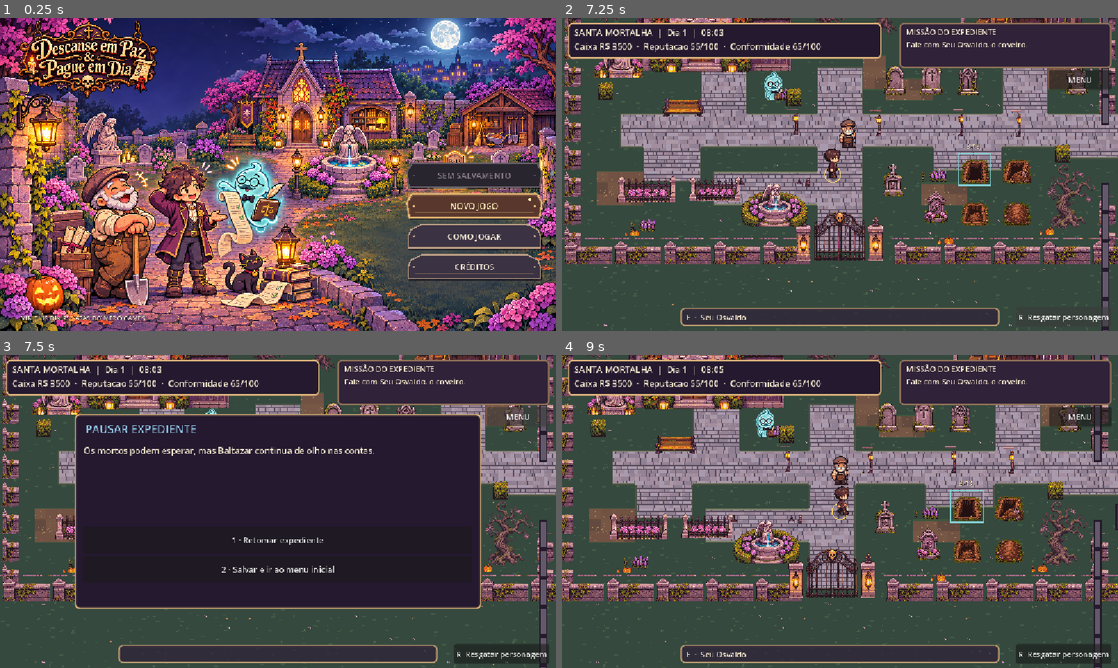
Above: before the commit, frames 1-4 (two rows, left to right).
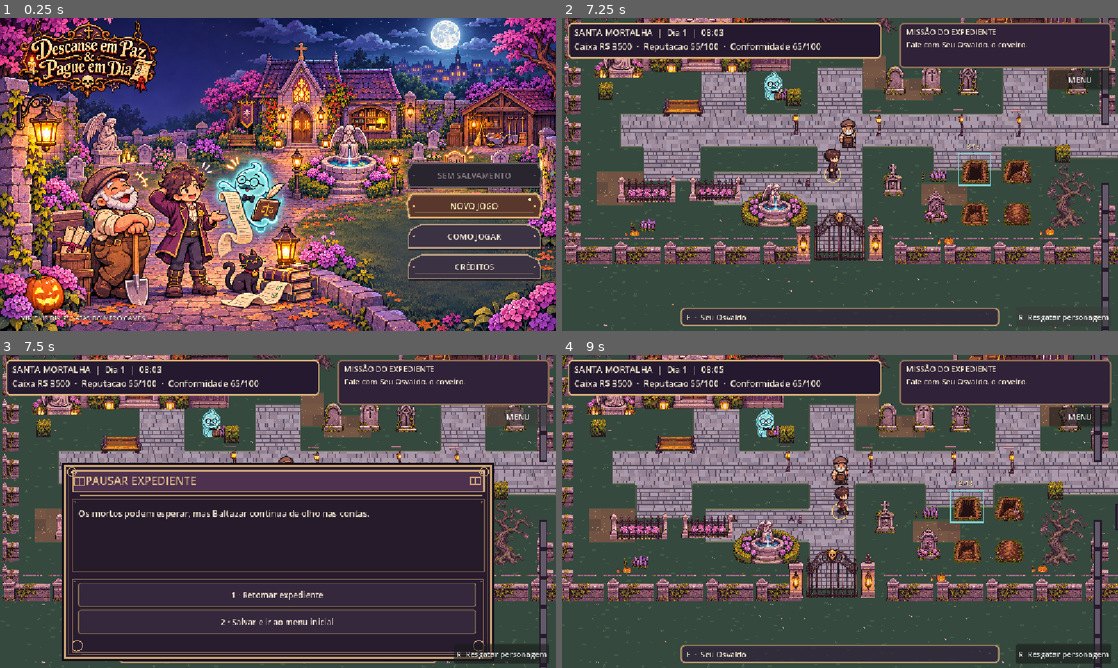
Above: after the commit, the same moments.

Repository: viniciushb104-png/descanse-em-paz
Game: Godot game, scene res://scenes/menu/main_menu.tscn
The game is run twice, just before and just after one commit, with the same random seed, the same clock (stepped at 60 frames per second) and the same inputs.
Inputs (mouse positions are in pixels of both pictures, inside the frame that each line leads up to):
- Up to frame 1 (0.25 s): no input
- Up to frame 2 (7.25 s): click "COMO JOGAR" at 0.5 s; click "COMO JOGAR" at 1.25 s; click "NOVO JOGO" at 2 s; click "NOVO JOGO" at 2.75 s; click "CRÉDITOS" at 3.5 s; click "VOLTAR" at 4.25 s; tap Enter at 5 s; move the mouse to (962, 158) at 5.02 s; hold Right (ui_right) 5.03-5.75 s; tap 1 at 5.1 s; click (962, 158) at 5.17 s; tap Space at 5.27 s; drag from (728, 190) to (812, 237) at 5.77 s; click "R Resgatar personagem" at 6.5 s
- Up to frame 3 (7.5 s): click "MENU" at 7.25 s
- Up to frame 4 (9 s): click "1 · Retomar expediente" at 8 s; tap Space at 8.75 s; move the mouse to (895, 442) at 8.77 s; hold Right (ui_right) from 8.78 s (still down); tap Enter at 8.85 s; click (895, 442) at 8.92 s

Frames 1-2 are identical in both runs. In frame 3, 33% of the frame differs, in the area x 11-89%, y 18-98%; in frame 4, nothing differs.

Commit message:
feat(dialogue): interface ornamentada por personagem e retratos encaixados

Diff:
--- a/scripts/main.gd
+++ b/scripts/main.gd
@@ -9,6 +9,8 @@
 const LEGAL = preload("res://scripts/systems/legal_lessons.gd")
 const MOBILE_HUD = preload("res://scripts/ui/mobile_hud.gd")
 const CLIENT_PORTRAIT = preload("res://scripts/ui/client_portrait.gd")
+const DIALOGUE_CHARACTERS = preload("res://scripts/ui/dialogue_characters.gd")
+const DIALOGUE_FRAME = preload("res://scripts/ui/dialogue_frame.gd")
 @onready var rooms: Node = $RoomsRuntime
 ## Piso e objetos agora vivem em camadas separadas.
 const PAPER := Color("#f0e5cb")
@@ -59,6 +61,8 @@
 var dialog_title: Label
 var dialog_body: Label
 var dialog_portrait: Control
+var dialog_frame: Control
+var dialog_role: Label
 var options_box: VBoxContainer
 var mobile_hud: Control
 var driving_layer: CanvasLayer
@@ -424,35 +428,70 @@
     dialog_panel.visible = true
     dialog_title.text = heading
     dialog_body.text = body
-    if dialog_portrait != null:
-        dialog_portrait.visible = false
-    var scroll: ScrollContainer = dialog_panel.get_node("BodyScroll")
-    scroll.position.x = 18.0
-    scroll.size.x = 806.0
-    dialog_body.custom_minimum_size.x = 770.0
-    scroll.scroll_vertical = 0
-    (dialog_panel.get_node("ChoicesScroll") as ScrollContainer).scroll_vertical = 0
+    _apply_dialogue_identity(DIALOGUE_CHARACTERS.resolve(heading),heading)
+    var body_scroll := dialog_panel.get_node("BodyScroll") as ScrollContainer
+    var choice_scroll := dialog_panel.get_node("ChoicesScroll") as ScrollContainer
+    body_scroll.scroll_vertical = 0
+    choice_scroll.scroll_vertical = 0
     for child in options_box.get_children():
         options_box.remove_child(child)
         child.queue_free()
+    var character: Dictionary = DIALOGUE_CHARACTERS.resolve(heading)
+    var accent := Color(str(character.get("accent","#d8b882")))
     for choice in choices:
         var btn := Button.new()
         btn.text = "%d · %s" % [options_box.get_child_count()+1,str(choice["text"])]
-        btn.custom_minimum_size = Vector2(0, 54)
+        btn.custom_minimum_size = Vector2(0, 51)
         btn.autowrap_mode = TextServer.AUTOWRAP_WORD_SMART
         btn.add_theme_font_size_override("font_size", 17)
+        btn.add_theme_color_override("font_color",Color("#f8e9d5"))
+        btn.add_theme_color_override("font_hover_color",Color("#ffffff"))
+        var normal := StyleBoxFlat.new()
+        normal.bg_color = Color("#35283c")
+        normal.border_color = accent.darkened(0.37)
+        normal.set_border_width_all(2)
+        normal.set_corner_radius_all(5)
+        btn.add_theme_stylebox_override("normal",normal)
+        var selected := normal.duplicate() as StyleBoxFlat
+        selected.bg_color = accent.darkened(0.70)
+        selected.border_color = accent
+        btn.add_theme_stylebox_override("hover",selected)
+        btn.add_theme_stylebox_override("pressed",selected)
+        btn.add_theme_stylebox_override("focus",selected)
         btn.pressed.connect(_on_choice.bind(str(choice["action"])))
         options_box.add_child(btn)
 
+func _apply_dialogue_identity(actor: Dictionary, speaker: String, mood: String = "") -> void:
+    var has_actor: bool = not actor.is_empty()
+    dialog_frame.call("set_identity",actor)
+    dialog_portrait.visible = has_actor
+    dialog_role.visible = has_actor
+    var speech_scroll := dialog_panel.get_node("BodyScroll") as ScrollContainer
+    if has_actor:
+        dialog_portrait.call("set_actor",speaker,mood)
+        dialog_title.position = Vector2(194,21)
+        dialog_title.size = Vector2(502,35)
+        dialog_title.add_theme_font_size_override("font_size",23)
+        dialog_title.add_theme_color_override("font_color",Color(str(actor["accent"])).lightened(0.16))
+        dialog_role.text = str(actor["role"]).to_upper()
+        dialog_role.add_theme_color_override("font_color",Color(str(actor["accent"])))
+        speech_scroll.position = Vector2(191,92)
+        speech_scroll.size = Vector2(667,125)
+        dialog_body.custom_minimum_size.x = 625.0
+    else:
+        dialog_title.position = Vector2(48,21)
+        dialog_title.size = Vector2(755,35)
+        dialog_title.add_theme_font_size_override("font_size",23)
+        dialog_title.add_theme_color_override("font_color",Color("#dfbd87"))
+        speech_scroll.position = Vector2(33,92)
+        speech_scroll.size = Vector2(825,125)
+        dialog_body.custom_minimum_size.x = 782.0
+    speech_scroll.scroll_vertical = 0
+
 func _show_character(speaker: String, words: String, mood: String, choices: Array) -> void:
     _show(speaker, words, choices)
-    dialog_portrait.call("set_actor",speaker,mood)
-    dialog_portrait.visible = true
-    var scroll: ScrollContainer = dialog_panel.get_node("BodyScroll")
-    scroll.position.x = 153.0
-    scroll.size.x = 671.0
-    dialog_body.custom_minimum_size.x = 634.0
-    scroll.scroll_vertical = 0
+    var actor: Dictionary = DIALOGUE_CHARACTERS.resolve(speaker)
+    _apply_dialogue_identity(actor,speaker,mood)
 
 func _style(bg: Color, edge: Color) -> StyleBoxFlat:
     var st := StyleBoxFlat.new()
@@ -524,54 +563,82 @@
     prompt_label.mouse_filter = Control.MOUSE_FILTER_IGNORE
     tip.add_child(prompt_label)
 
+    # Caixa ornamental como a de Jack: retrato, placa do nome, fala e escolhas.
+    # O painel fica na base da tela; a parte superior do mundo continua visivel.
     dialog_panel = Panel.new()
+    dialog_panel.name = "DialoguePanel"
     dialog_panel.anchor_left = 0.5
     dialog_panel.anchor_right = 0.5
-    dialog_panel.anchor_top = 0.5
-    dialog_panel.anchor_bottom = 0.5
-    dialog_panel.offset_left = -421.0
-    dialog_panel.offset_right = 421.0
-    dialog_panel.offset_top = -202.0
-    dialog_panel.offset_bottom = 202.0
+    dialog_panel.anchor_top = 1.0
+    dialog_panel.anchor_bottom = 1.0
+    dialog_panel.offset_left = -447.0
+    dialog_panel.offset_right = 447.0
+    dialog_panel.offset_top = -425.0
+    dialog_panel.offset_bottom = -15.0
     dialog_panel.visible = false
-    dialog_panel.add_theme_stylebox_override("panel", _style(NIGHT, GOLD))
+    dialog_panel.add_theme_stylebox_override("panel",StyleBoxEmpty.new())
     root.add_child(dialog_panel)
+
+    dialog_frame = DIALOGUE_FRAME.new()
+    dialog_frame.name = "DialogueFrame"
+    dialog_frame.set_anchors_and_offsets_preset(Control.PRESET_FULL_RECT)
+    dialog_frame.mouse_filter = Control.MOUSE_FILTER_IGNORE
+    dialog_panel.add_child(dialog_frame)
+
     dialog_title = Label.new()
-    dialog_title.position = Vector2(22, 15)
-    dialog_title.size = Vector2(798, 40)
-    dialog_title.add_theme_font_size_override("font_size", 23)
-    dialog_title.add_theme_color_override("font_color", BLUE)
+    dialog_title.name = "CharacterName"
+    dialog_title.position = Vector2(194,21)
+    dialog_title.size = Vector2(502,35)
+    dialog_title.add_theme_font_size_override("font_size",23)
+    dialog_title.add_theme_color_override("font_color",Color("#e1c392"))
+    dialog_title.mouse_filter = Control.MOUSE_FILTER_IGNORE
     dialog_panel.add_child(dialog_title)
+
+    dialog_role = Label.new()
+    dialog_role.name = "CharacterRole"
+    dialog_role.position = Vector2(694,25)
+    dialog_role.size = Vector2(156,27)
+    dialog_role.horizontal_alignment = HORIZONTAL_ALIGNMENT_RIGHT
+    dialog_role.text_overrun_behavior = TextServer.OVERRUN_TRIM_ELLIPSIS
+    dialog_role.add_theme_font_size_override("font_size",12)
+    dialog_role.add_theme_color_override("font_color",Color("#d6b98a"))
+    dialog_role.mouse_filter = Control.MOUSE_FILTER_IGNORE
+    dialog_panel.add_child(dialog_role)
+
     var body_scroll := ScrollContainer.new()
     body_scroll.name = "BodyScroll"
-    body_scroll.position = Vector2(18, 63)
-    body_scroll.size = Vector2(806, 158)
+    body_scroll.position = Vector2(191,92)
+    body_scroll.size = Vector2(667,125)
+    body_scroll.follow_focus = true
     dialog_panel.add_child(body_scroll)
     dialog_body = Label.new()
     dialog_body.name = "DialogText"
-    dialog_body.custom_minimum_size = Vector2(770, 0)
+    dialog_body.custom_minimum_size = Vector2(625,0)
     dialog_body.size_flags_horizontal = Control.SIZE_EXPAND_FILL
     dialog_body.autowrap_mode = TextServer.AUTOWRAP_WORD_SMART
-    dialog_body.add_theme_font_size_override("font_size", 18)
-    dialog_body.add_theme_color_override("font_color", PAPER)
+    dialog_body.add_theme_font_size_override("font_size",18)
+    dialog_body.add_theme_color_override("font_color",Color("#f3e4ce"))
     body_scroll.add_child(dialog_body)
+
     dialog_portrait = CLIENT_PORTRAIT.new()
     dialog_portrait.name = "ClientPortrait"
-    dialog_portrait.position = Vector2(20,72)
-    dialog_portrait.size = Vector2(112,134)
+    dialog_portrait.position = Vector2(34,85)
+    dialog_portrait.size = Vector2(118,132)
     dialog_portrait.visible = false
     dialog_portrait.mouse_filter = Control.MOUSE_FILTER_IGNORE
     dialog_panel.add_child(dialog_portrait)
+
     var choices_scroll := ScrollContainer.new()
     choices_scroll.name = "ChoicesScroll"
-    choices_scroll.position = Vector2(18, 234)
-    choices_scroll.size = Vector2(806, 155)
+    choices_scroll.position = Vector2(33,248)
+    choices_scroll.size = Vector2(825,140)
+    choices_scroll.follow_focus = true
     dialog_panel.add_child(choices_scroll)
     options_box = VBoxContainer.new()
     options_box.name = "OptionsBox"
-    options_box.custom_minimum_size = Vector2(776, 0)
+    options_box.custom_minimum_size = Vector2(790,0)
     options_box.size_flags_horizontal = Control.SIZE_EXPAND_FILL
-    options_box.add_theme_constant_override("separation", 7)
+    options_box.add_theme_constant_override("separation",5)
     choices_scroll.add_child(options_box)
 
     # Botao de resgate acessivel mesmo se o teclado perder foco.
